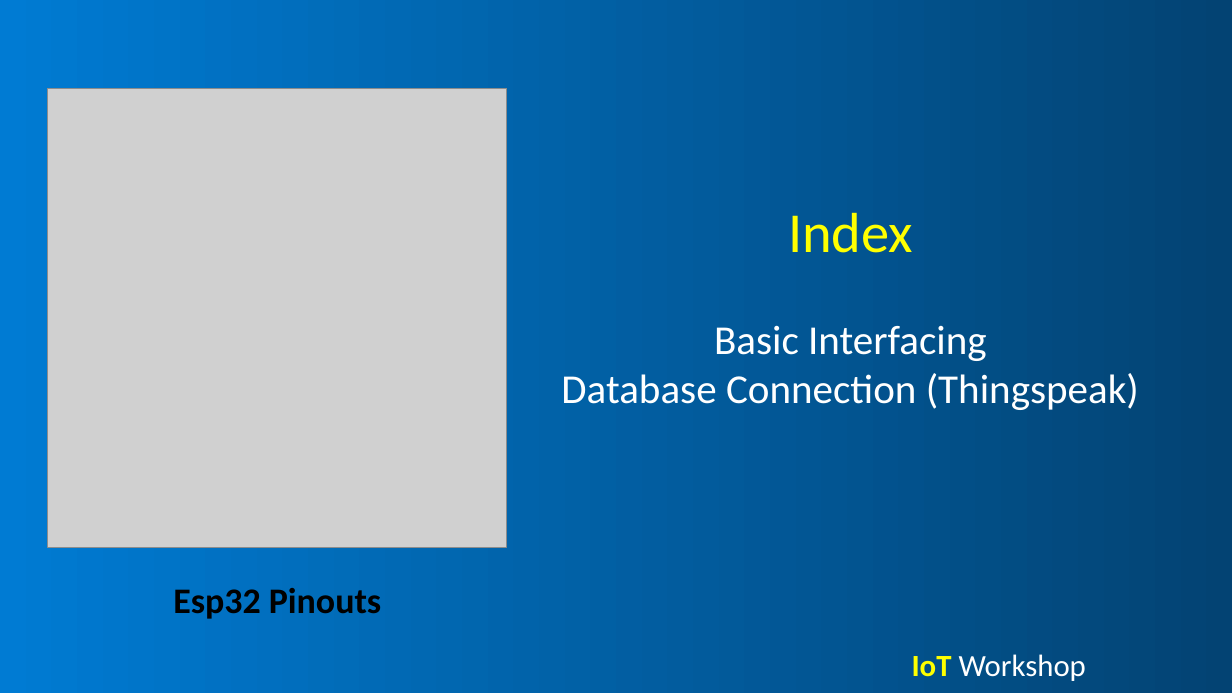
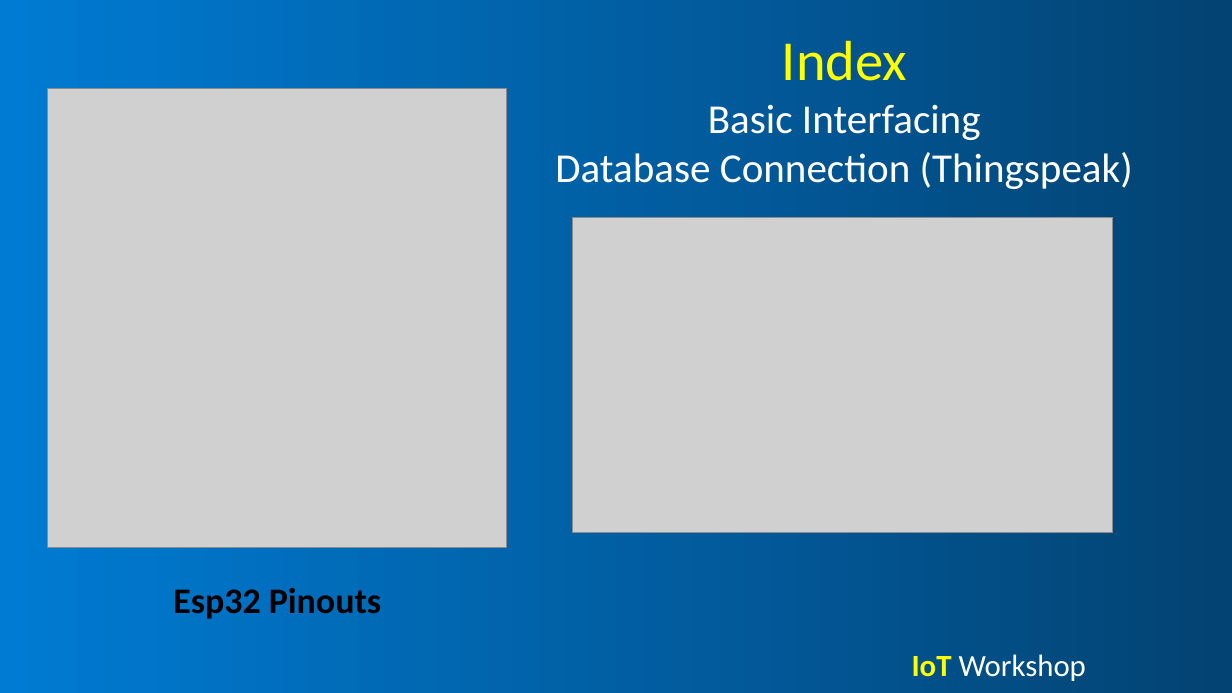
Before and after one commit to AtharvaPawar456/IoT-Workshop---ESP32, a slide deck: slide 2 of IoT Workshop.pptx. Drawn at 1232x693 pixels with LibreOffice and Linux fonts; fonts in the diff are those of the drawing; grey boxes stand for pictures. Boxes give left, top, right and bottom in pixels: in the first picture for what was removed or moved away, otherwise in the second. Text is boxed around its words. In the diff, an @@ line names an element or a change of style, - is before the commit and + after.

```diff
--- a/IoT Workshop.pptx
+++ b/IoT Workshop.pptx
@@ text "Index Basic Interfacing": place and size @@
-text "Index Basic Interfacing" at [561,212,1139,410]
+text "Index Basic Interfacing" at [555,40,1133,189]
@@ text at [708,40,981,140]: text changed @@
-Index
-Basic Interfacing
+Index
+Basic Interfacing
@@ picture added at [573,217,1114,533] @@
```
Also in this commit, not shown: 1 other file.
